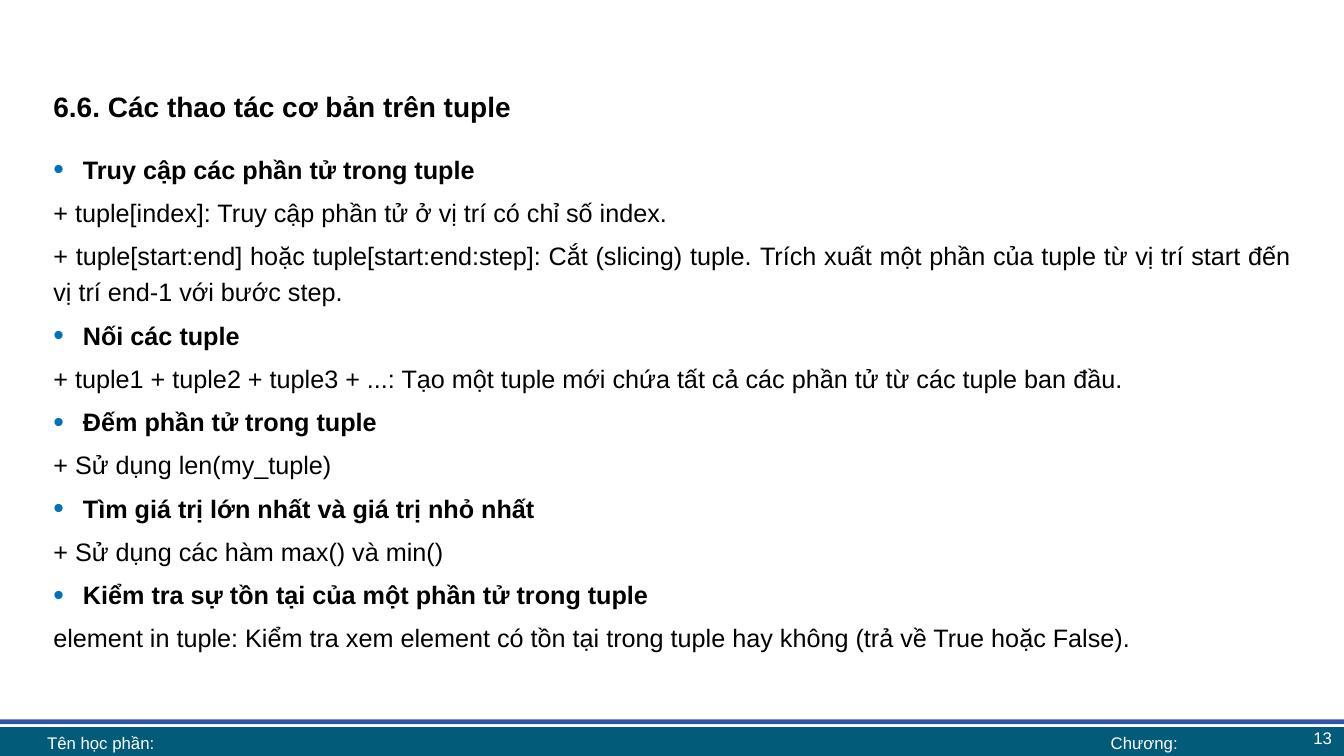
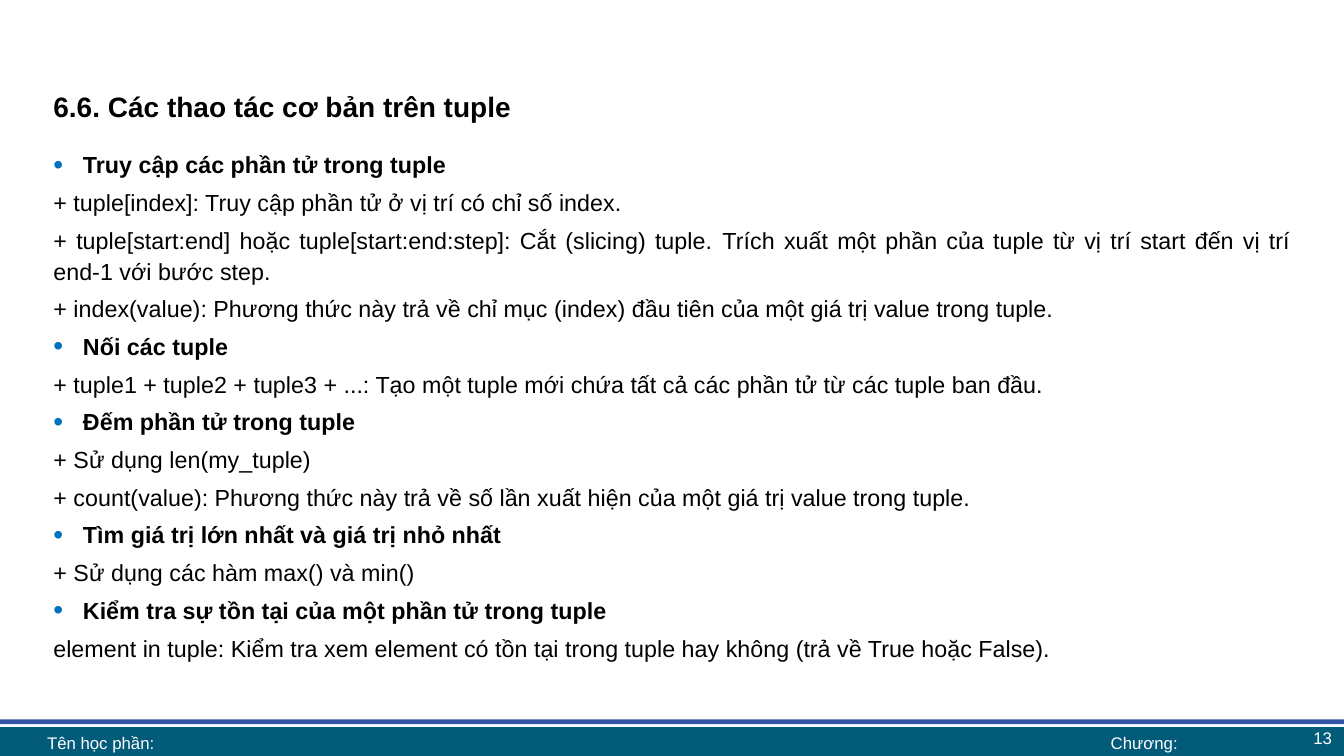
Before and after one commit to lhaaaaa/17A2-Ca-sang, a slide deck: slide 13 of Lab 6 + 7/Lab 6 bài giảng.pptx. Drawn at 1344x756 pixels with LibreOffice and Linux fonts; fonts in the diff are those of the drawing; background and template pictures are left out. Boxes give left, top, right and bottom in pixels: in the first picture for what was removed or moved away, otherwise in the second. Text is boxed around its words. In the diff, an @@ line names an element or a change of style, - is before the commit and + after.

```diff
--- a/Lab 6 + 7/Lab 6 bài giảng.pptx
+++ b/Lab 6 + 7/Lab 6 bài giảng.pptx
@@ text at (53,155,1290,662): size 18 to 16.6 pt in "Truy cập các phần tử trong tuple", "+ tuple[index]: Truy cập phần tử ở ...", "+ tuple[start:end] hoặc tuple[start:end:step]: Cắt (slicing) ...", "Nối các tuple" and 7 more places; line spacing 1.2 to 1.1 @@
@@ text at (73,299,1053,322): paragraph added @@
++ index(value): Phương thức này trả về chỉ mục (index) đầu tiên của một giá trị value trong tuple.
@@ text at (73,488,970,511): paragraph added @@
++ count(value): Phương thức này trả về số lần xuất hiện của một giá trị value trong tuple.
```
Also in this commit, not shown: 9 other slides changed, 1 other file.
